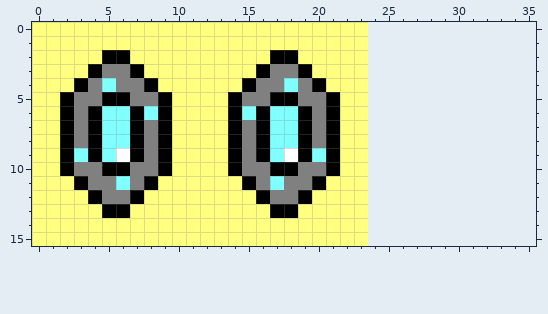
Two states of a pixel-art sprite, assets/ovniBlue.png. This is how it looked before the edit.
The file is 24x16 pixels. The old version is drawn lined up with the new one, on the new canvas.
The same view after the edit:
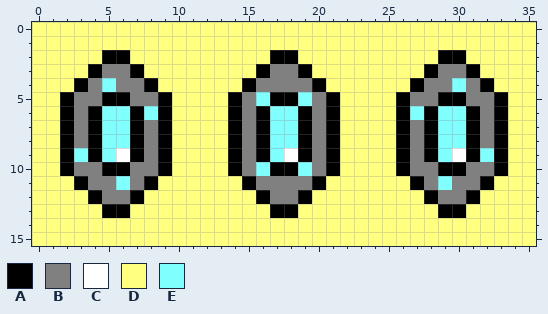
Palette (. is transparent): A #000000  B #808080  C #ffffff  D #ffff80  E #80ffff
Diff:
canvas 24x16 -> 36x16
Changed rows in their new state; - is an unchanged pixel.
first column x 15:
 0 ---------DDDDDDDDDDDD
 1 ---------DDDDDDDDDDDD
 2 ---------DDDDDAADDDDD
 3 ---------DDDDABBADDDD
 4 ---B-----DDDABBEBADDD
 5 -E--E----DDABBAABBADD
 6 B--------DDAEAEEABADD
 7 ---------DDABAEEABADD
 8 ---------DDABAEEABADD
 9 -----B---DDABAECAEADD
10 -E--E----DDABBAABBADD
11 --B------DDDABEBBADDD
12 ---------DDDDABBADDDD
13 ---------DDDDDAADDDDD
14 ---------DDDDDDDDDDDD
15 ---------DDDDDDDDDDDD
Changed places in both pictures, as pixel boxes (x1, y1, x2, y2):
added: (368, 22, 536, 246)
changed: (242, 78, 326, 190)
